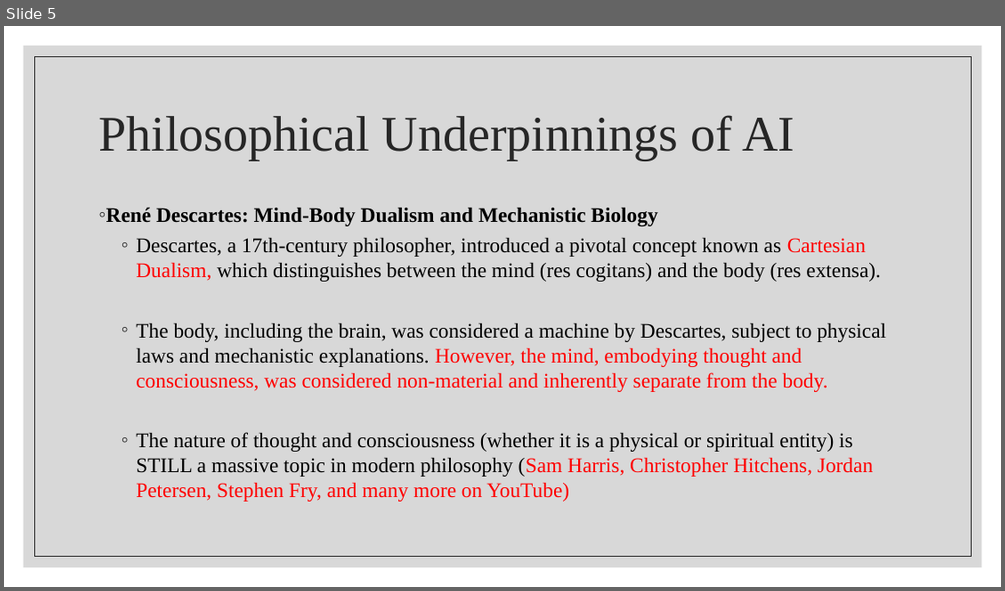
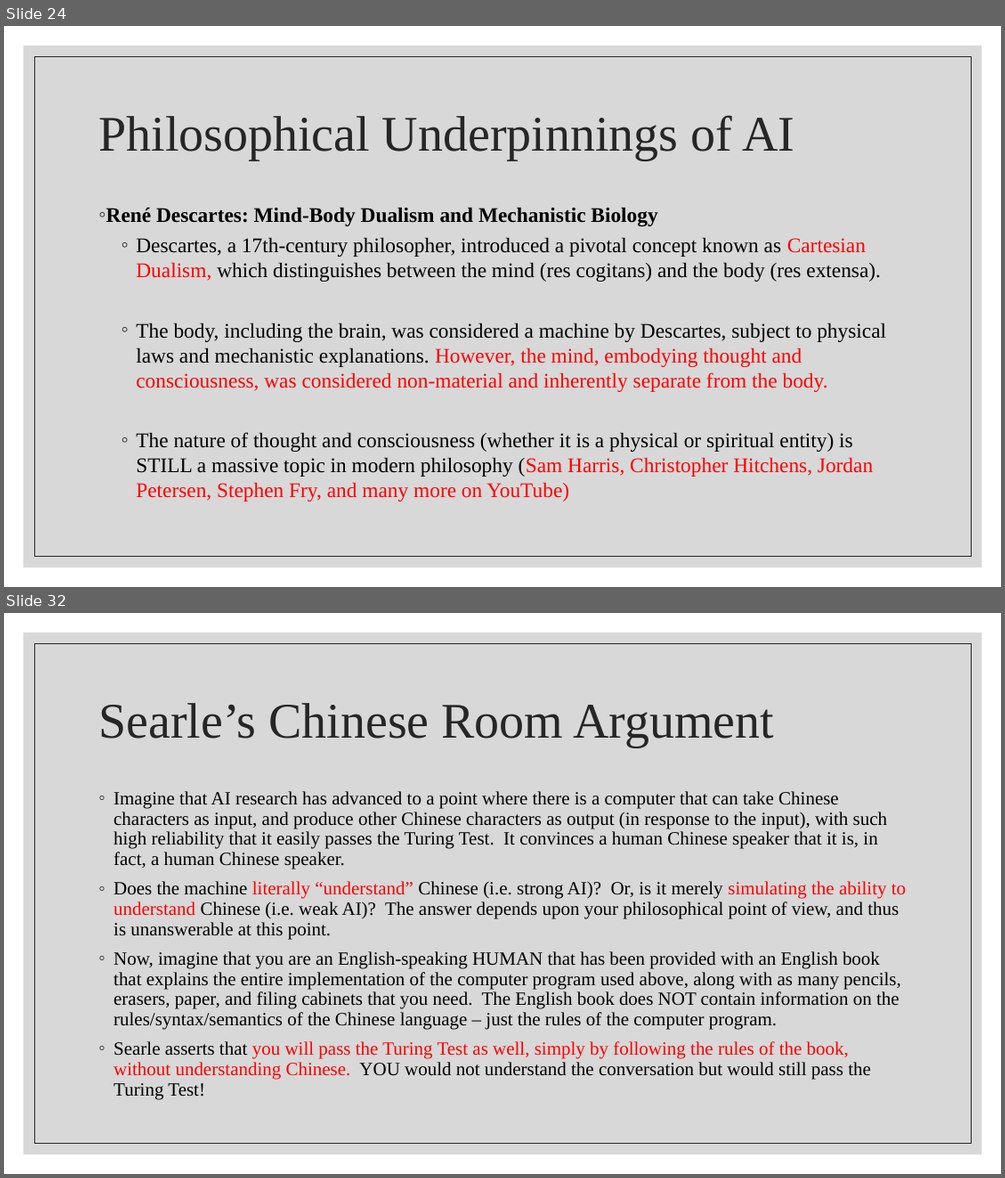
Before and after one commit to wutmeownow/phys441, a slide deck: JupyterNotebooks/LLS/Lecture2.pptx. Shown one above the other, each under a label of ours: slide 5 before the commit, slides 24 and 32 after it; the slides between them are not shown. The pictures are 1005x591 and 1005x1178 pixels, drawn with LibreOffice and Linux fonts; fonts in the diff are those of the drawing. Boxes give left, top, right and bottom in pixels: in the first picture for what was removed or moved away, otherwise in the second. Text is boxed around its words. In the diff, an @@ line names an element or a change of style, - is before the commit and + after.

```diff
--- a/JupyterNotebooks/LLS/Lecture2.pptx
+++ b/JupyterNotebooks/LLS/Lecture2.pptx
@@ slide 32 added at [4,613,1001,1174], background #FFFFFF; not listed: 2 template elements that a slide beside it also shows @@
@@ title added at [98,703,774,747], 48 pt, text #262626 @@
+Searle’s Chinese Room Argument
@@ text added at [113,791,906,1099], 18 pt, text #000000 @@
+◦ Imagine that AI research has advanced to a point where there is a computer that can take Chinese characters as input, and produce other Chinese characters as output (in response to the input), with such high reliability that it easily passes the Turing Test. It convinces a human Chinese speaker that it is, in fact, a human Chinese speaker.
+◦ Does the machine literally “understand” Chinese (i.e. strong AI)? Or, is it merely simulating the ability to understand Chinese (i.e. weak AI)? The answer depends upon your philosophical point of view, and thus is unanswerable at this point.
+◦ Now, imagine that you are an English-speaking HUMAN that has been provided with an English book that explains the entire implementation of the computer program used above, along with as many pencils, erasers, paper, and filing cabinets that you need. The English book does NOT contain information on the rules/syntax/semantics of the Chinese language – just the rules of the computer program.
+◦ Searle asserts that you will pass the Turing Test as well, simply by following the rules of the book, without understanding Chinese. YOU would not understand the conversation but would still pass the Turing Test!
@@ what was slide 5 is now slide 24 @@
```
Also in this commit, not shown: 2 slides changed, 32 other slides added, 6 other files.
